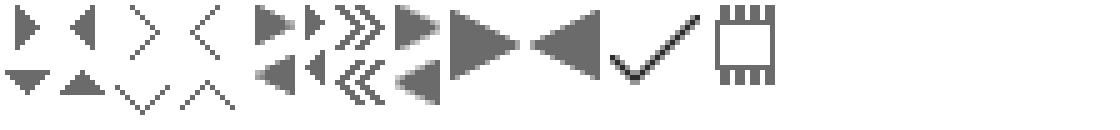
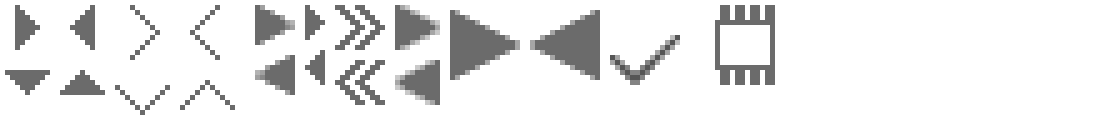
Before/after of a 1120×130 layered artwork. What changed in the layer stack:
painted on "checked-sign" over [610, 15, 700, 85]
